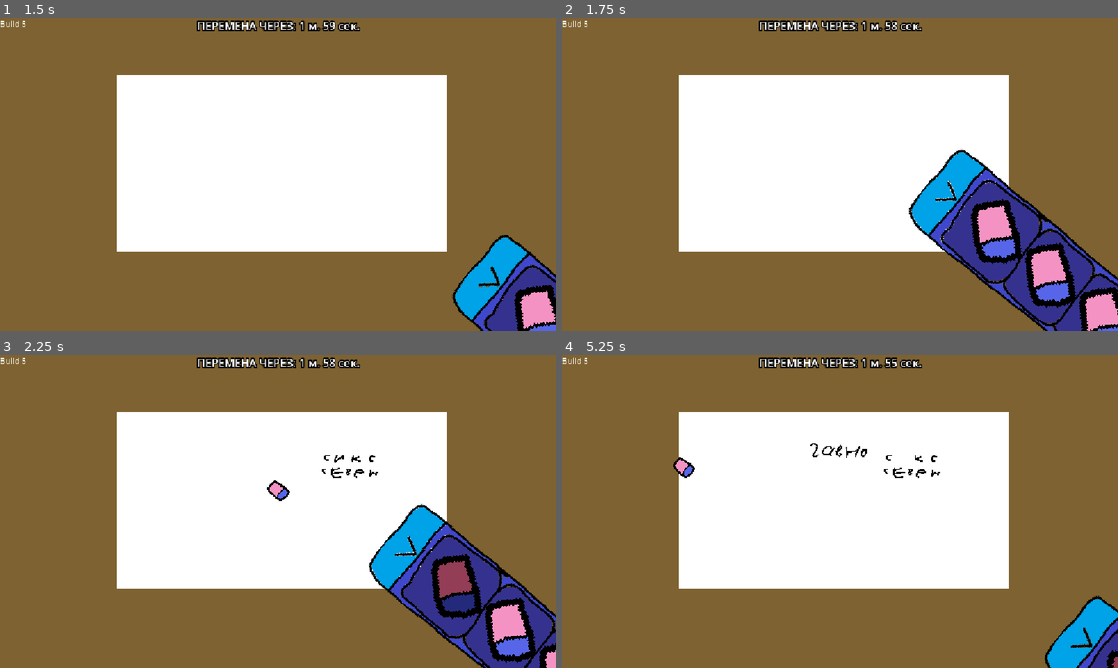
Above: before the commit, frames 1-4 (two rows, left to right).
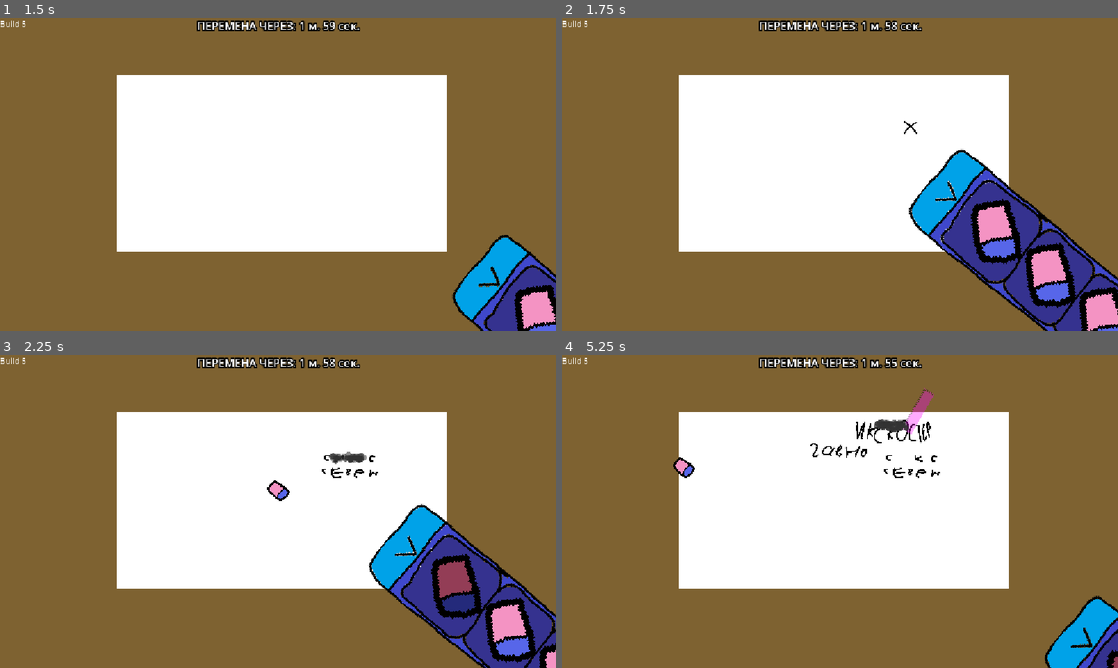
Above: after the commit, the same moments.

Repository: AmongRyzh/maxter-s-jam-2026
Game: Godot game, scene res://gameplay.tscn
The game is run twice, just before and just after one commit, with the same random seed, the same clock (stepped at 60 frames per second) and the same inputs. The engine's default icon, where the game draws it, is replaced by a stand-in: a white triangle on a blue panel in a dark square.
Inputs (mouse positions are in pixels of both pictures, inside the frame that each line leads up to):
- Up to frame 1 (1.5 s): click "Начать" at 0.5 s; move the mouse to (517, 299) at 1.27 s; click (517, 299) at 1.42 s
- Up to frame 2 (1.75 s): no input
- Up to frame 3 (2.25 s): move the mouse to (422, 564) at 2.02 s; click (422, 564) at 2.17 s
- Up to frame 4 (5.25 s): move the mouse to (895, 442) at 2.77 s; click (895, 442) at 2.92 s; move the mouse to (812, 574) at 3.52 s; click (812, 574) at 3.67 s; tap Enter at 4.25 s; move the mouse to (1006, 558) at 4.27 s; click (1006, 558) at 4.42 s; tap Space at 5 s; move the mouse to (673, 464) at 5.02 s; click (673, 464) at 5.17 s

Frame 1 is identical in both runs. In frame 2, less than 0.1% of the frame differs, in the area x 61-64%, y 32-38%; in frame 3, 0.2%; in frame 4, 0.7%, in the area x 52-67%, y 10-29%.

Commit message:
добавлена анимация появления текста

Diff:
--- /dev/null
+++ b/destroyable.gd
@@ -0,0 +1,8 @@
+extends Node2D
+
+@export var destroy_time : float
+
+# Called when the node enters the scene tree for the first time.
+func _ready():
+	await get_tree().create_timer(destroy_time).timeout
+	queue_free()
--- a/gameplay.gd
+++ b/gameplay.gd
@@ -42,6 +42,8 @@
 @export var game_finish_panel: Panel
 
 @export var bad_text_spawn_timer: RandomTimer
+@export var pencil: PackedScene
+@export var mark: PackedScene
 
 @export var begin_random_event_timer: Timer
 @export var monster_spawn_timer: RandomTimer
@@ -118,14 +120,28 @@
 
 func _spawn_bad_text():
 	if teacher_cooldown_timer.is_stopped():
+		bad_text_spawn_timer.random_start()
 		return
 
 	var bad_text = bad_texts.pick_random()
 
 	var painter_image : PainterImage = painter_image_container.get_children().pick_random()
 
-	painter_image.fill_texture(bad_text, Rect2i(Vector2.ZERO, bad_text.get_size()),
-		Vector2(randf_range(0, painter_image.img_size.x - bad_text.get_width()), randf_range(0, painter_image.img_size.y - bad_text.get_height())))
+	var position = Vector2(
+		randf_range(0, painter_image.img_size.x - bad_text.get_width()),
+		randf_range(0, painter_image.img_size.y - bad_text.get_height()))
+
+	var globalised_position = painter_image.to_global(position - Vector2(painter_image.img_size / 2) + Vector2(bad_text.get_size() / 2))
+
+	var new_mark = spawn_packed_at_pos(mark, globalised_position)
+
+	await get_tree().create_timer(0.3).timeout
+
+	bad_text_spawn_timer.random_start()
+
+	spawn_packed_at_pos(pencil, globalised_position)
+
+	painter_image.fill_texture(bad_text, Rect2i(Vector2.ZERO, bad_text.get_size()), position)
 
 # Called every frame. 'delta' is the elapsed time since the previous frame.
 func _process(delta):
@@ -239,17 +255,19 @@
 	for image in painter_image_container.get_children():
 		replace_color_to_color(image.texture, color_from, color_to)
 
-func spawn_packed_at_random_pos(packed: PackedScene):
+func spawn_packed_at_random_pos(packed: PackedScene) -> Node2D:
 	var pos = get_random_pos_in_viewport_with_offset(100)
-	spawn_packed_at_pos(packed, pos)
-
-func spawn_packed_at_pos(packed: PackedScene, pos: Vector2):
+	return spawn_packed_at_pos(packed, pos)
+
+func spawn_packed_at_pos(packed: PackedScene, pos: Vector2) -> Node2D:
 	if packed.can_instantiate():
 		var new_packed = packed.instantiate()
 		new_packed.global_position = pos
 		add_child(new_packed)
+		return new_packed
 	else:
 		print("failed to instantiate ", packed, "!")
+		return null
 
 func get_random_pos_in_viewport_with_offset(offset: float) -> Vector2:
 	return Vector2(randf_range(offset, get_viewport().get_visible_rect().size.x - offset), randf_range(offset, get_viewport().get_visible_rect().size.y - offset))
--- a/gameplay.tscn
+++ b/gameplay.tscn
@@ -3,10 +3,12 @@
 [ext_resource type="Script" uid="uid://ryjvkttdyuw0" path="res://image_example.gd" id="1_n4psk"]
 [ext_resource type="Script" uid="uid://bydt01agaq46s" path="res://gameplay.gd" id="1_xuee5"]
 [ext_resource type="Texture2D" uid="uid://g8vti6go8x6g" path="res://icon.svg" id="2_ej4tk"]
+[ext_resource type="PackedScene" uid="uid://dempqkihs7dxp" path="res://pencil/pencil.tscn" id="3_eglai"]
 [ext_resource type="Script" uid="uid://bjgg4hau4g8qm" path="res://painter_image.gd" id="3_oe8ih"]
 [ext_resource type="PackedScene" uid="uid://bp1tvxflbw5eh" path="res://additional_painter_image.tscn" id="3_x2ust"]
 [ext_resource type="PackedScene" uid="uid://bgq7hkw7b1sxc" path="res://dangers/paper_ball/paper_ball.tscn" id="4_2ihbs"]
 [ext_resource type="PackedScene" uid="uid://dod0rw8n827ij" path="res://final_painter_image.tscn" id="4_7y1a3"]
+[ext_resource type="PackedScene" uid="uid://d4jtokmkbsvvk" path="res://pencil/mark.tscn" id="4_m1ld8"]
 [ext_resource type="PackedScene" uid="uid://d013mvwu2oiqi" path="res://eraser/eraser.tscn" id="5_cbffv"]
 [ext_resource type="PackedScene" uid="uid://dx0sj2up1lxh1" path="res://monster/monster.tscn" id="7_0m7cd"]
 [ext_resource type="PackedScene" uid="uid://ckgtcmnk3ywpg" path="res://pencil_case/pencil_case.tscn" id="7_fbudy"]
@@ -33,6 +35,8 @@
 game_finish_label = NodePath("CanvasLayer/GameFinishLabel")
 game_finish_panel = NodePath("CanvasLayer/GameFinishPanel")
 bad_text_spawn_timer = NodePath("Timers/BadTextSpawnTimer")
+pencil = ExtResource("3_eglai")
+mark = ExtResource("4_m1ld8")
 begin_random_event_timer = NodePath("Timers/BeginRandomEventTimer")
 monster_spawn_timer = NodePath("Timers/MonsterSpawnTimer")
 danger_spawn_timer = NodePath("Timers/DangerSpawnTimer")
@@ -118,10 +122,10 @@
 autostart = true
 
 [node name="BadTextSpawnTimer" type="Timer" parent="Timers" unique_id=1770689058]
-wait_time = 1.6999999999999997
+wait_time = 1.2999999999999998
+one_shot = true
 script = ExtResource("8_0m7cd")
 random_range = 0.2
-pick_random_wait_time_again_on_restart = true
 
 [node name="BeginRandomEventTimer" type="Timer" parent="Timers" unique_id=649961357]
 wait_time = 22.5
--- /dev/null
+++ b/pencil/mark.tscn
@@ -0,0 +1,9 @@
+[gd_scene format=3 uid="uid://d4jtokmkbsvvk"]
+
+[ext_resource type="Texture2D" uid="uid://mpudb77jqp6k" path="res://pencil/mark.png" id="1_nteux"]
+[ext_resource type="Script" uid="uid://dix6ggp2uwx26" path="res://destroyable.gd" id="2_s3c1k"]
+
+[node name="Mark" type="Sprite2D" unique_id=454067265]
+texture = ExtResource("1_nteux")
+script = ExtResource("2_s3c1k")
+destroy_time = 0.4
--- /dev/null
+++ b/pencil/pencil.gd
@@ -0,0 +1,38 @@
+extends Area2D
+
+# Called when the node enters the scene tree for the first time.
+func _ready():
+	var tween := create_tween()
+
+	var subtween_rotation : Tween = create_tween()
+	subtween_rotation.set_parallel(false)
+	subtween_rotation.tween_property($Sprite2D, "rotation_degrees", -30, 0.04)
+	subtween_rotation.tween_property($Sprite2D, "rotation_degrees", 30, 0.04)
+
+	var subtween_position : Tween = create_tween()
+	subtween_position.set_parallel(false)
+	subtween_position.tween_property($Sprite2D, "position", Vector2(-26, 0), 0.04)
+	subtween_position.tween_property($Sprite2D, "position", Vector2(26, 0), 0.04)
+
+	for i in 2:
+		tween.tween_subtween(subtween_rotation)
+		tween.parallel().tween_subtween(subtween_position)
+
+	tween.tween_callback(func():
+		$CPUParticles2D.emitting = false
+
+		tween.kill()
+		tween = create_tween()
+
+		tween.tween_property($Sprite2D, "modulate", Color.TRANSPARENT, 0.05)
+
+		$CollisionShape2D.disabled = true
+
+		await $CPUParticles2D.finished
+		queue_free()
+		)
+
+
+func _on_body_entered(body):
+	if body is Eraser:
+		body.current_eraser_durability = 0
--- /dev/null
+++ b/pencil/pencil.tscn
@@ -0,0 +1,44 @@
+[gd_scene format=3 uid="uid://dempqkihs7dxp"]
+
+[ext_resource type="Script" uid="uid://styxd6kudvfl" path="res://pencil/pencil.gd" id="1_pmwgo"]
+[ext_resource type="Texture2D" uid="uid://rqcftkekkexk" path="res://particles/circle_particle_tiny.png" id="2_u4rgo"]
+
+[sub_resource type="PlaceholderTexture2D" id="PlaceholderTexture2D_grgbg"]
+size = Vector2(24, 96)
+
+[sub_resource type="Curve" id="Curve_grgbg"]
+_data = [Vector2(0, 0.6987952), 0.0, 0.0, 0, 0, Vector2(1, 0), -3.1024094, 0.0, 0, 0]
+point_count = 2
+
+[sub_resource type="Gradient" id="Gradient_grgbg"]
+colors = PackedColorArray(0.20511743, 0.20511743, 0.20511743, 1, 0.16078432, 0.16078432, 0.16078432, 0)
+
+[sub_resource type="RectangleShape2D" id="RectangleShape2D_6xr82"]
+size = Vector2(58, 22)
+
+[node name="Pencil" type="Area2D" unique_id=1710073798]
+position = Vector2(176, 201)
+script = ExtResource("1_pmwgo")
+
+[node name="Sprite2D" type="Sprite2D" parent="." unique_id=1303837049]
+texture = SubResource("PlaceholderTexture2D_grgbg")
+offset = Vector2(0, -48)
+
+[node name="CPUParticles2D" type="CPUParticles2D" parent="." unique_id=736317297]
+amount = 100
+texture = ExtResource("2_u4rgo")
+lifetime = 0.38
+emission_shape = 3
+emission_rect_extents = Vector2(32, 4)
+direction = Vector2(0, -1)
+spread = 10.0
+initial_velocity_min = 173.71
+initial_velocity_max = 173.71
+scale_amount_curve = SubResource("Curve_grgbg")
+color_ramp = SubResource("Gradient_grgbg")
+
+[node name="CollisionShape2D" type="CollisionShape2D" parent="." unique_id=1288135089]
+position = Vector2(0, -8)
+shape = SubResource("RectangleShape2D_6xr82")
+
+[connection signal="body_entered" from="." to="." method="_on_body_entered"]
Not shown, added: destroyable.gd.uid
Binary file added: particles/circle_particle_tiny.png
Not shown, added: particles/circle_particle_tiny.png.import
Binary file added: particles/speed_particle.png
Not shown, added: particles/speed_particle.png.import
Binary file added: pencil/mark.png
Not shown, added: pencil/mark.png.import
Not shown, added: pencil/pencil.gd.uid
